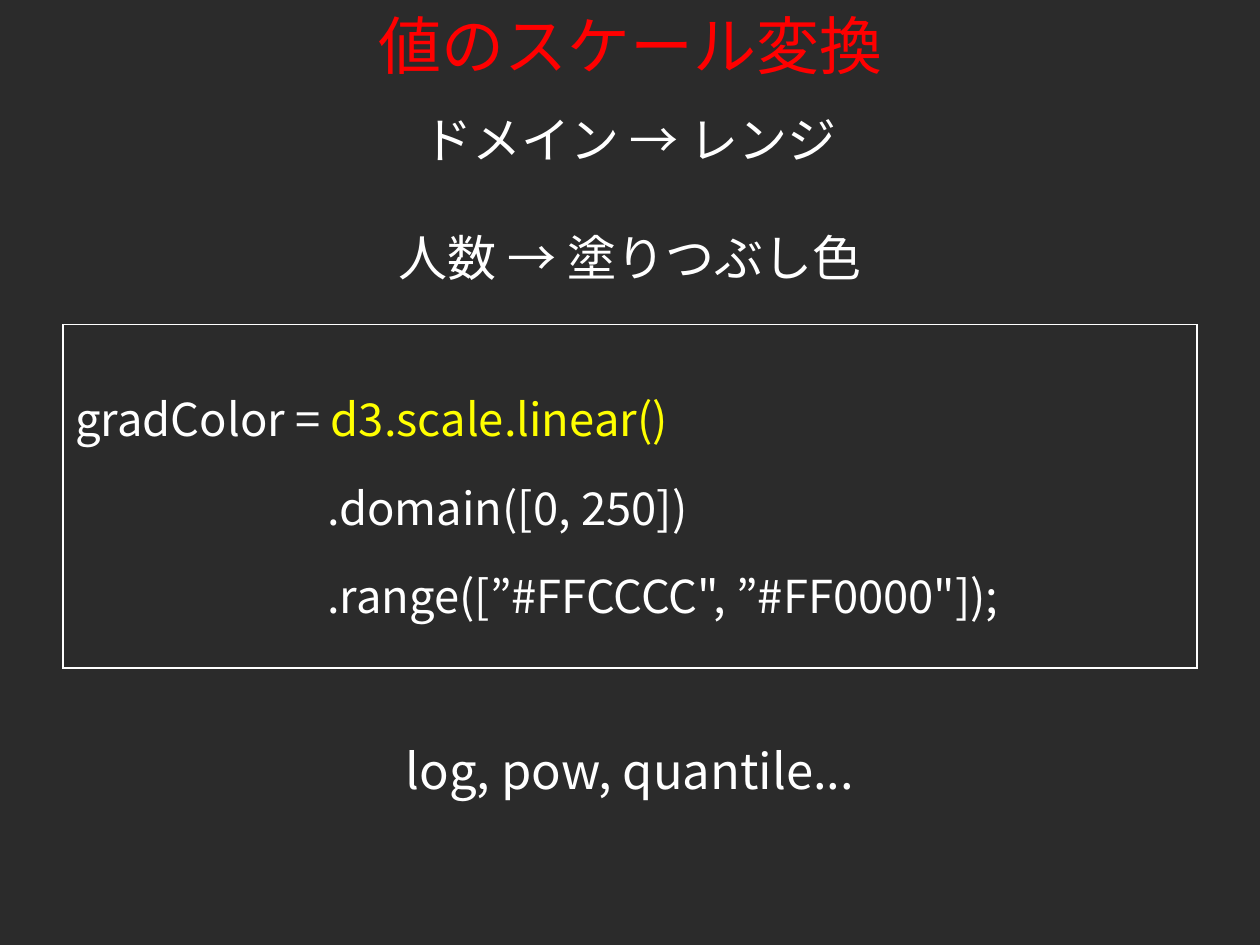
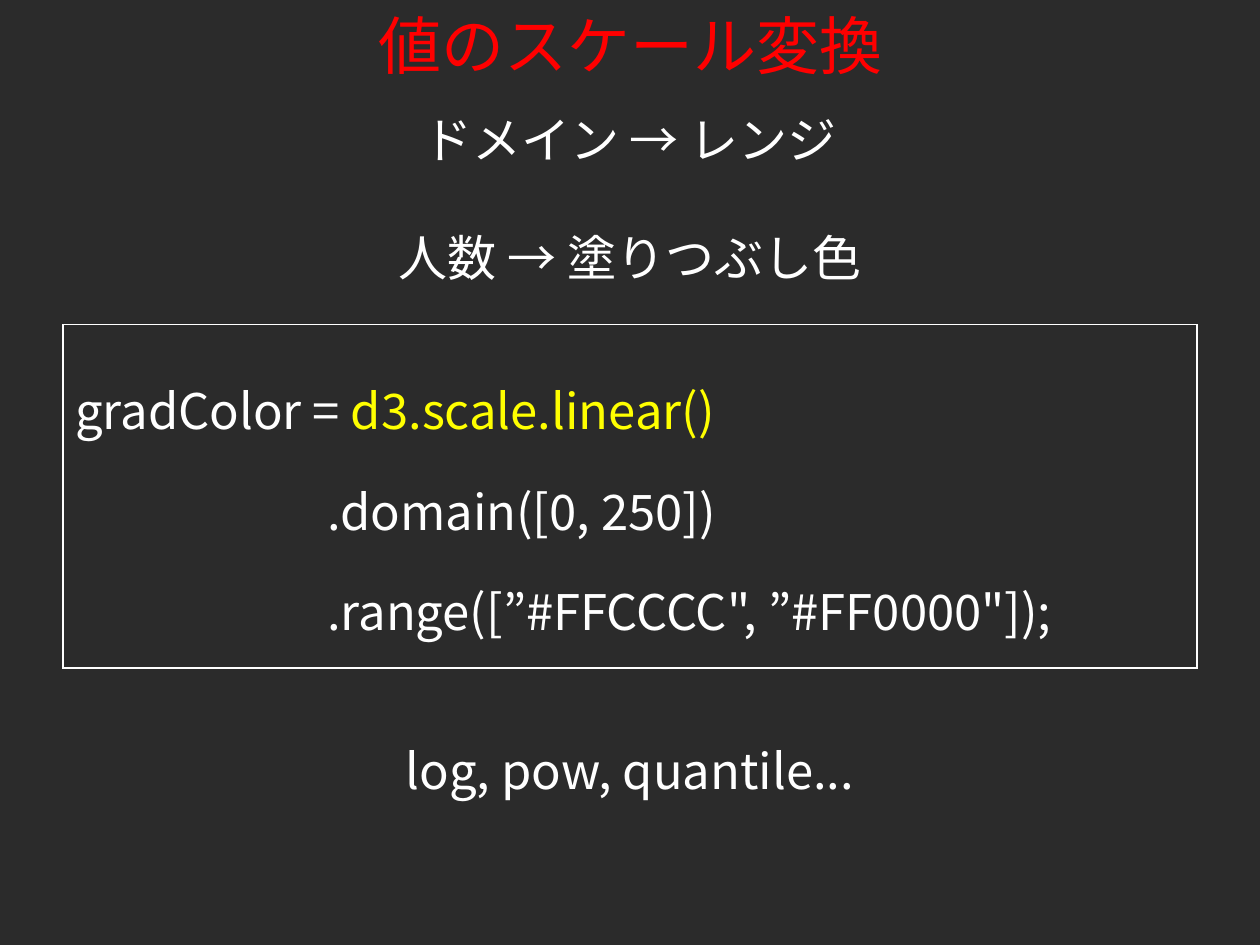
Before and after one commit to tkhrmeme/SapporoSchoolFlu, a slide deck: slide 17 of foss4g_hokkaido_2015_endo.ppt. Drawn at 1260x945 pixels with LibreOffice and Linux fonts; fonts in the diff are those of the drawing; background and template pictures are left out; a plain dark background stands for a picture behind light text. Boxes give left, top, right and bottom in pixels: in the first picture for what was removed or moved away, otherwise in the second. Text is boxed around its words. In the diff, an @@ line names an element or a change of style, - is before the commit and + after.

```diff
--- a/foss4g_hokkaido_2015_endo.ppt
+++ b/foss4g_hokkaido_2015_endo.ppt
@@ rectangle "gradColor = d3.scale.linear()" at (x1=63, y1=324, x2=1197, y2=668): size 25.9 to 28 pt; line spacing 1.4 to 1.5 @@
```
Also in this commit, not shown: 10 other slides changed, 1 slide added, 1 slide removed.
